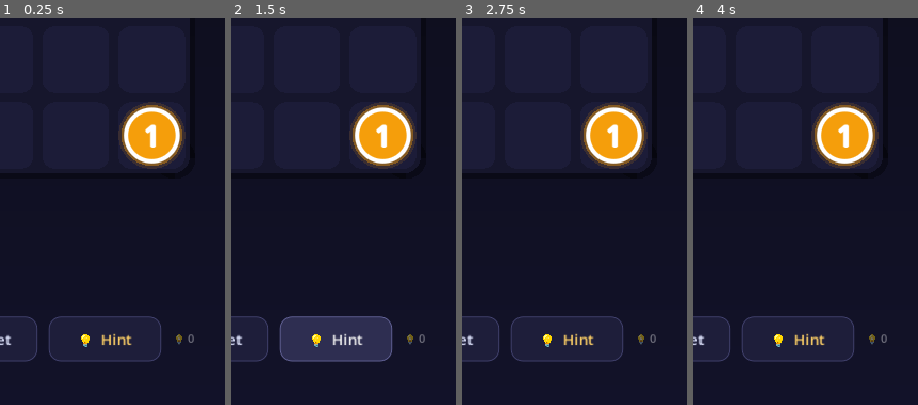
Above: before the commit, frames 1-4 (left to right).
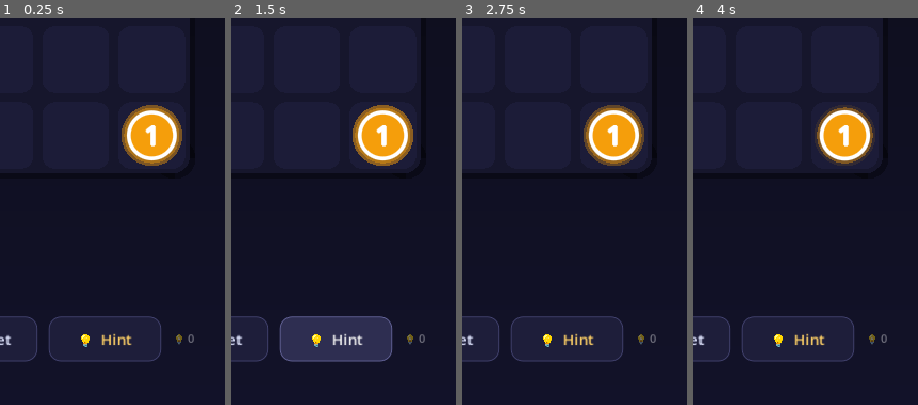
Above: after the commit, the same moments.

Repository: altafhssn/NumberZIpZap
Game: Godot game, scene res://scenes/Main.tscn
The game is run twice, just before and just after one commit, with the same random seed, the same clock (stepped at 60 frames per second) and the same inputs.
Inputs:
- Up to frame 1 (0.25 s): no input
- Up to frame 2 (1.5 s): click "↩ Undo" at 0.5 s; click "💡 Hint" at 1.25 s
- Up to frame 3 (2.75 s): click "↩ Undo" at 2 s
- Up to frame 4 (4 s): click "💡 Hint" at 2.75 s; click "↩ Undo" at 3.5 s
The pictures show only the part of the screen within x 50-100%, y 45-95%; the shares and areas given below are measured in that part.

The runs differ from the first frame. In frame 1, 2.1% of the frame differs, in the area x 52-83%, y 21-40%; in frame 2, 2.1%; in frame 3, 2.5%; in frame 4, 2.4%.

Commit message:
Add procedural SFX and glowing-line / ripple VFX
New Audio.gd synthesizes move/dot/error/win/fail tones at runtime (no
asset files). Grid path now has an animated two-pass breathing glow and
a pulsing head marker, plus an expanding ripple burst when a dot is
linked. Main triggers the matching sound/VFX per event.

Co-Authored-By: Claude Opus 4.7 <noreply@anthropic.com>

Diff:
--- /dev/null
+++ b/scripts/Audio.gd
@@ -0,0 +1,104 @@
+# Audio.gd
+# Procedural SFX — synthesizes short tones at runtime (no asset files).
+extends Node
+
+const RATE := 22050
+
+var _players: Array = []
+var _next := 0
+
+# Cached streams
+var _s_move: AudioStreamWAV
+var _s_dot: AudioStreamWAV
+var _s_error: AudioStreamWAV
+var _s_win: AudioStreamWAV
+var _s_fail: AudioStreamWAV
+
+func _ready():
+	# Small pool so overlapping moves don't cut each other off
+	for i in range(5):
+		var p := AudioStreamPlayer.new()
+		p.bus = "Master"
+		add_child(p)
+		_players.append(p)
+
+	_s_move = _tone([{ "f": 520.0, "to": 600.0 }], 0.06, 0.28, "tri")
+	_s_dot = _tone([{ "f": 740.0, "to": 990.0 }], 0.16, 0.40, "sine")
+	_s_error = _tone([{ "f": 200.0, "to": 130.0 }], 0.20, 0.40, "square")
+	_s_fail = _tone([{ "f": 440.0, "to": 110.0 }], 0.45, 0.42, "tri")
+	_s_win = _arp([523.25, 659.25, 783.99, 1046.5], 0.12, 0.40)
+
+func play_move(): _play(_s_move)
+func play_dot(): _play(_s_dot)
+func play_error(): _play(_s_error)
+func play_win(): _play(_s_win)
+func play_fail(): _play(_s_fail)
+
+func _play(stream: AudioStreamWAV):
+	if stream == null:
+		return
+	var p: AudioStreamPlayer = _players[_next]
+	_next = (_next + 1) % _players.size()
+	p.stream = stream
+	p.play()
+
+# Build a tone with linear frequency sweep segments and an AD envelope.
+func _tone(segments: Array, dur: float, vol: float, wave: String) -> AudioStreamWAV:
+	var count := int(RATE * dur)
+	var data := PackedByteArray()
+	data.resize(count * 2)
+	var seg = segments[0]
+	var f0: float = seg["f"]
+	var f1: float = seg.get("to", seg["f"])
+	for i in range(count):
+		var t := float(i) / float(RATE)
+		var prog := t / dur
+		var freq: float = lerp(f0, f1, prog)
+		var phase := TAU * freq * t
+		var s := 0.0
+		match wave:
+			"square":
+				s = 1.0 if sin(phase) >= 0.0 else -1.0
+			"tri":
+				s = asin(sin(phase)) * (2.0 / PI)
+			_:
+				s = sin(phase)
+		# Envelope: 6ms attack, exponential decay
+		var atk := minf(1.0, t / 0.006)
+		var dec: float = pow(1.0 - prog, 1.6)
+		var amp := s * atk * dec * vol
+		_write_sample(data, i, amp)
+	return _to_wav(data)
+
+# Concatenate notes into a quick arpeggio (used for the win jingle).
+func _arp(freqs: Array, note_dur: float, vol: float) -> AudioStreamWAV:
+	var per := int(RATE * note_dur)
+	var total := per * freqs.size()
+	var data := PackedByteArray()
+	data.resize(total * 2)
+	for n in range(freqs.size()):
+		var freq: float = freqs[n]
+		for i in range(per):
+			var t := float(i) / float(RATE)
+			var prog := t / note_dur
+			var s := sin(TAU * freq * t)
+			var atk := minf(1.0, t / 0.005)
+			var dec: float = pow(1.0 - prog, 1.2)
+			var amp := s * atk * dec * vol
+			_write_sample(data, n * per + i, amp)
+	return _to_wav(data)
+
+func _write_sample(data: PackedByteArray, idx: int, amp: float):
+	var v := int(clampf(amp, -1.0, 1.0) * 32767.0)
+	if v < 0:
+		v += 65536
+	data[idx * 2] = v & 0xFF
+	data[idx * 2 + 1] = (v >> 8) & 0xFF
+
+func _to_wav(data: PackedByteArray) -> AudioStreamWAV:
+	var w := AudioStreamWAV.new()
+	w.format = AudioStreamWAV.FORMAT_16_BITS
+	w.mix_rate = RATE
+	w.stereo = false
+	w.data = data
+	return w
--- a/scripts/Grid.gd
+++ b/scripts/Grid.gd
@@ -46,6 +46,10 @@
 var is_dragging: bool = false
 var last_touch_cell: Vector2i = Vector2i(-1, -1)
 
+# VFX
+var ripples: Array = []   # [{ "pos": Vector2, "t": float }]
+const RIPPLE_DUR := 0.55
+
 # Animation
 var anim_timer: float = 0.0
 var is_completing: bool = false
@@ -193,8 +197,32 @@
 			error_cell = Vector2i(-1, -1)
 			error_message = ""
 
-	if needs_redraw:
-		queue_redraw()
+	if not ripples.is_empty():
+		var alive: Array = []
+		for rp in ripples:
+			rp["t"] += delta
+			if rp["t"] < RIPPLE_DUR:
+				alive.append(rp)
+		ripples = alive
+
+	# Continuous redraw keeps the glow pulse, dot pulse, ripples and
+	# completion shimmer animating smoothly.
+	queue_redraw()
+
+func spawn_ripple(row: int, col: int):
+	ripples.append({ "pos": _cell_center(row, col), "t": 0.0 })
+	queue_redraw()
+
+func _draw_ripples():
+	for rp in ripples:
+		var k: float = rp["t"] / RIPPLE_DUR
+		var radius: float = lerp(cell_size * 0.25, cell_size * 0.85, k)
+		var col := path_end
+		col.a = (1.0 - k) * 0.6
+		draw_circle(rp["pos"], radius, col, false, maxf(2.0, cell_size * 0.06), true)
+		var inner := Color("#FFFFFF")
+		inner.a = (1.0 - k) * 0.35
+		draw_circle(rp["pos"], radius * 0.55, inner, false, maxf(1.5, cell_size * 0.03), true)
 
 func _create_fill_animation(row: int, col: int, color: Color):
 	# Simple pulse - just queue redraw
@@ -213,6 +241,7 @@
 	_draw_background()
 	_draw_grid_background()
 	_draw_path()
+	_draw_ripples()
 	_draw_hint()
 	_draw_errors()
 	_draw_dots()
@@ -274,14 +303,20 @@
 
 	var w := maxf(6.0, cell_size * 0.34)
 
-	# Glow underlay
-	if not is_completing and path_cells.size() >= 2:
-		for i in range(path_cells.size() - 1):
-			var g1 = _cell_center(path_cells[i][0], path_cells[i][1])
-			var g2 = _cell_center(path_cells[i + 1][0], path_cells[i + 1][1])
-			var gc = path_start.lerp(path_end, float(i) / float(maxi(1, path_cells.size())))
-			gc.a = 0.18
-			draw_line(g1, g2, gc, w * 1.7, true)
+	# Animated glowing line — two soft passes whose alpha breathes over time
+	if path_cells.size() >= 2:
+		var pulse: float = 0.5 + 0.5 * sin(Time.get_ticks_msec() * 0.004)
+		var passes = [
+			{ "mult": 2.6, "a": lerp(0.06, 0.14, pulse) },
+			{ "mult": 1.7, "a": lerp(0.18, 0.30, pulse) },
+		]
+		for pass_def in passes:
+			for i in range(path_cells.size() - 1):
+				var g1 = _cell_center(path_cells[i][0], path_cells[i][1])
+				var g2 = _cell_center(path_cells[i + 1][0], path_cells[i + 1][1])
+				var gc = path_start.lerp(path_end, float(i) / float(maxi(1, path_cells.size())))
+				gc.a = pass_def["a"]
+				draw_line(g1, g2, gc, w * pass_def["mult"], true)
 
 	# Rounded ribbon: caps at every node + thick segments
 	for i in range(path_cells.size()):
@@ -299,12 +334,16 @@
 				seg_col = complete_flash.lerp(seg_col, 1.0 - completion_progress)
 			draw_line(center, nxt, seg_col, w, true)
 
-	# Bright head marker
+	# Bright pulsing head marker
 	if not is_completing:
 		var head = _cell_center(path_cells[-1][0], path_cells[-1][1])
+		var hp: float = 0.5 + 0.5 * sin(Time.get_ticks_msec() * 0.008)
+		var halo = path_end
+		halo.a = lerp(0.20, 0.45, hp)
+		draw_circle(head, w * lerp(0.7, 0.95, hp), halo)
 		var hc = path_end
-		hc.a = 0.5
-		draw_circle(head, w * 0.62, hc)
+		hc.a = 0.55
+		draw_circle(head, w * 0.6, hc)
 		draw_circle(head, w * 0.34, Color("#FFFFFF"))
 
 func _draw_dots():
--- a/scripts/Main.gd
+++ b/scripts/Main.gd
@@ -14,6 +14,9 @@
 # Preloads
 var LevelGeneratorScript = preload("res://scripts/LevelGenerator.gd")
 var GameStateScript = preload("res://scripts/GameState.gd")
+var AudioScript = preload("res://scripts/Audio.gd")
+
+var audio = null
 
 # Level progression
 var current_level: int = 1
@@ -25,6 +28,8 @@
 func _ready():
 	level_gen = LevelGeneratorScript.new()
 	game_state = GameStateScript.new()
+	audio = AudioScript.new()
+	add_child(audio)
 
 	_start_new_level()
 
@@ -66,15 +71,24 @@
 		grid.add_path_cell(row, col, result.get("dot_reached", false))
 		grid.show_error(row, col, result.get("message", "Failed"))
 		hud.show_fail(result.get("message", "Failed"))
+		audio.play_fail()
 	elif result.get("success", false):
 		grid.add_path_cell(row, col, result.get("dot_reached", false))
 		hud.update_stats(game_state)
 
+		if result.get("dot_reached", false):
+			grid.spawn_ripple(row, col)
+			audio.play_dot()
+		else:
+			audio.play_move()
+
 		if result.get("completed", false):
+			audio.play_win()
 			_on_level_complete()
 	else:
 		# Show error feedback
 		grid.show_error(row, col, result.get("message", ""))
+		audio.play_error()
 
 func on_cell_drag(row: int, col: int):
 	on_cell_tapped(row, col)
